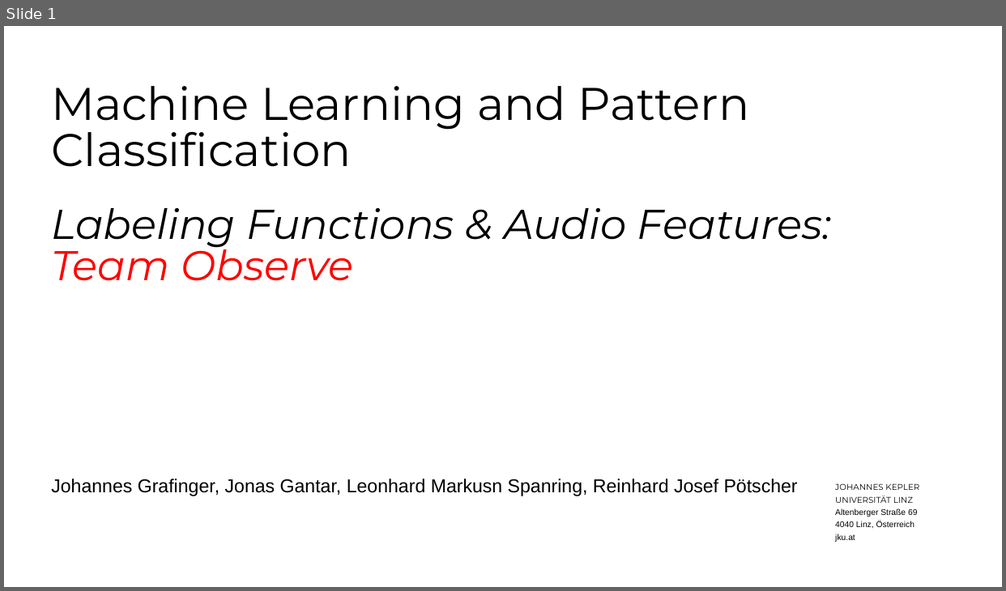
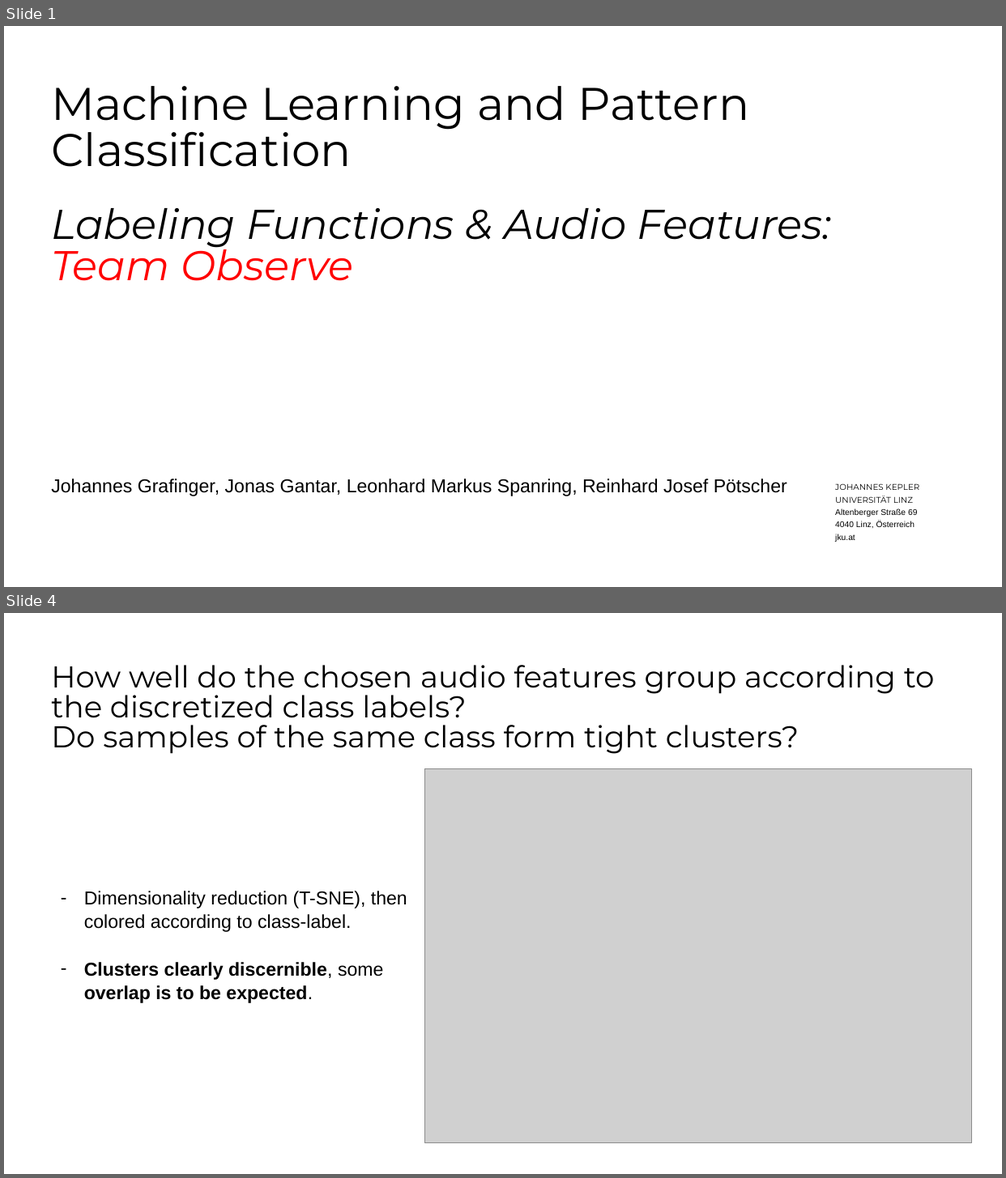
Before and after one commit to TJonasT/Project-MLCP-JKU-2025S, a slide deck: 3_classification/MLPC2025_team-observe_task-03-classification_presentation.pptx. Shown one above the other, each under a label of ours: slide 1 before the commit, slides 1 and 4 after it; the slides between them are not shown. The pictures are 1006x591 and 1006x1178 pixels, drawn with LibreOffice and Linux fonts; fonts in the diff are those of the drawing; grey boxes stand for pictures; background and template pictures are left out. Boxes give left, top, right and bottom in pixels: in the first picture for what was removed or moved away, otherwise in the second. Text is boxed around its words. In the diff, an @@ line names an element or a change of style, - is before the commit and + after.

```diff
--- a/3_classification/MLPC2025_team-observe_task-03-classification_presentation.pptx
+++ b/3_classification/MLPC2025_team-observe_task-03-classification_presentation.pptx
@@ slide 4 added at (x1=4, y1=613, x2=1002, y2=1174), background #FFFFFF @@
@@ title added at (x1=51, y1=665, x2=935, y2=754), 29 pt, text #000000 @@
+How well do the chosen audio features group according to the discretized class labels?
+Do samples of the same class form tight clusters?
@@ picture added at (x1=424, y1=769, x2=972, y2=1143) @@
@@ text added at (x1=84, y1=891, x2=407, y2=1003), 18 pt, text #000000 @@
+  – Dimensionality reduction (T-SNE), then colored according to class-label.
+  – Clusters clearly discernible, some overlap is to be expected.
@@ slide 1 changed as well @@
@@ subtitle at (x1=51, y1=479, x2=787, y2=497): text changed @@
-Johannes Grafinger, Jonas Gantar, Leonhard Markusn Spanring, Reinhard Josef Pötscher
+Johannes Grafinger, Jonas Gantar, Leonhard Markus Spanring, Reinhard Josef Pötscher
```
Also in this commit, not shown: 3 other slides added, 4 slides removed, 1 other file.
